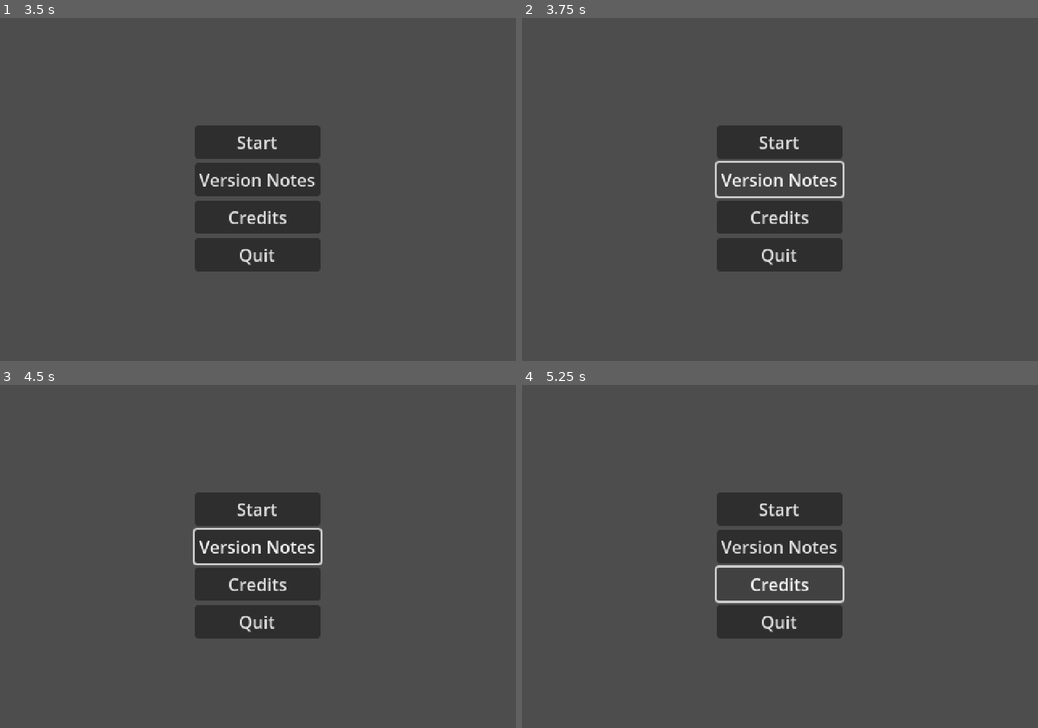
Above: before the commit, frames 1-4 (two rows, left to right).
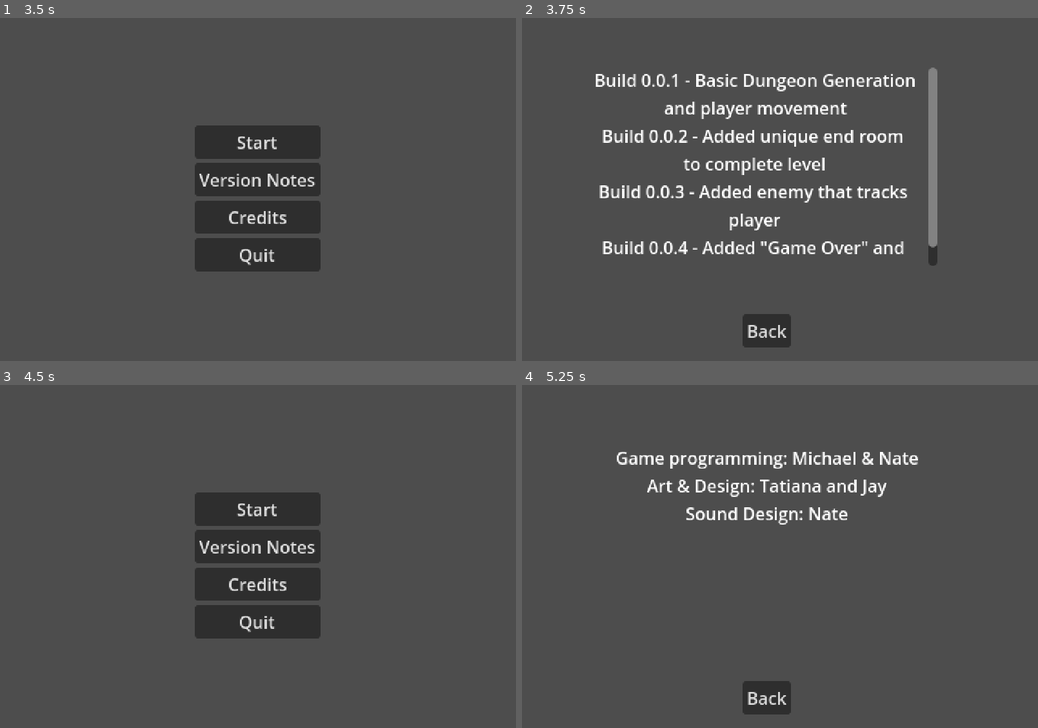
Above: after the commit, the same moments.

Repository: maiko7z/The-Well-Godot-Project
Game: Godot game, scene res://screens/splash_screen_manager.tscn
The game is run twice, just before and just after one commit, with the same random seed, the same clock (stepped at 60 frames per second) and the same inputs.
Inputs (mouse positions are in pixels of both pictures, inside the frame that each line leads up to):
- Up to frame 1 (3.5 s): tap Enter at 0.5, 2 s; move the mouse to (371, 172) at 0.52 s; hold N 0.53-1.28 s; tap Space at 1.25, 2.75 s; move the mouse to (154, 206) at 1.27 s; tap N at 1.35, 2.85 s; move the mouse to (309, 114) at 2.02 s; hold N 2.03-2.78 s; move the mouse to (232, 258) at 2.77 s
- Up to frame 2 (3.75 s): click "Version Notes" at 3.5 s
- Up to frame 3 (4.5 s): click (242, 697) at 4.25 s, where only the run after the commit has a clickable "Back"
- Up to frame 4 (5.25 s): click "Credits" at 5 s

Frame 1 is identical in both runs. In frame 2, 14% of the frame differs, in the area x 14-81%, y 14-97%; in frame 3, 0.4%; in frame 4, 10%.

Commit message:
Sprint 1 Final Commit
Final commit for Sprint 1 with working Main menu, start button, version notes, credits, and WPI Splash screen at the start.

Diff:
--- /dev/null
+++ b/firsttest/screens/credits.gd
@@ -0,0 +1,4 @@
+extends Control
+
+func _on_back_button_pressed() -> void:
+	get_tree().change_scene_to_file("res://screens/main_menu.tscn")
--- /dev/null
+++ b/firsttest/screens/credits.tscn
@@ -0,0 +1,42 @@
+[gd_scene load_steps=2 format=3 uid="uid://fpvffh64f5g1"]
+
+[ext_resource type="Script" uid="uid://dwt5c4dlwxrc" path="res://screens/credits.gd" id="1_j0jnr"]
+
+[node name="Credits" type="Control"]
+layout_mode = 3
+anchors_preset = 15
+anchor_right = 1.0
+anchor_bottom = 1.0
+offset_left = 1.0
+offset_top = 1.0
+offset_right = 1.0
+offset_bottom = 1.0
+grow_horizontal = 2
+grow_vertical = 2
+script = ExtResource("1_j0jnr")
+
+[node name="ScrollContainer" type="ScrollContainer" parent="."]
+layout_mode = 0
+offset_left = 86.0
+offset_top = 55.0
+offset_right = 377.0
+offset_bottom = 240.0
+
+[node name="Label" type="Label" parent="ScrollContainer"]
+layout_mode = 2
+text = "Game programming: Michael & Nate
+Art & Design: Tatiana and Jay
+Sound Design: Nate"
+horizontal_alignment = 1
+vertical_alignment = 1
+
+[node name="Back Button" type="Button" parent="."]
+layout_mode = 0
+offset_left = 204.0
+offset_top = 275.0
+offset_right = 249.0
+offset_bottom = 306.0
+text = "Back"
+
+[connection signal="pressed" from="Back Button" to="." method="_on_back_button_pressed"]
+[connection signal="pressed" from="Back Button" to="." method="_on_button_pressed"]
--- a/firsttest/screens/main_menu.gd
+++ b/firsttest/screens/main_menu.gd
@@ -4,11 +4,10 @@
 	get_tree().change_scene_to_file("res://world.tscn")
 
 func _on_version_notes_pressed() -> void:
-	pass # Replace with function body.
-
+	get_tree().change_scene_to_file("res://screens/version_notes.tscn")
 
 func _on_credits_pressed() -> void:
-	pass # Replace with function body.
+	get_tree().change_scene_to_file("res://screens/credits.tscn")
 
 func _on_quit_pressed() -> void:
 	get_tree().quit()
--- /dev/null
+++ b/firsttest/screens/version_notes.gd
@@ -0,0 +1,5 @@
+extends Control
+
+
+func _on_back_button_pressed() -> void:
+	get_tree().change_scene_to_file("res://screens/main_menu.tscn")
--- /dev/null
+++ b/firsttest/screens/version_notes.tscn
@@ -0,0 +1,47 @@
+[gd_scene load_steps=2 format=3 uid="uid://1kmifl2iba5r"]
+
+[ext_resource type="Script" uid="uid://0ub84h30x8ew" path="res://screens/version_notes.gd" id="1_x2x1v"]
+
+[node name="Version Notes" type="Control"]
+layout_mode = 3
+anchors_preset = 15
+anchor_right = 1.0
+anchor_bottom = 1.0
+offset_left = 1.0
+offset_top = 1.0
+offset_right = 1.0
+offset_bottom = 1.0
+grow_horizontal = 2
+grow_vertical = 2
+script = ExtResource("1_x2x1v")
+
+[node name="ScrollContainer" type="ScrollContainer" parent="."]
+layout_mode = 0
+offset_left = 66.0
+offset_top = 45.0
+offset_right = 385.0
+offset_bottom = 230.0
+
+[node name="Label" type="Label" parent="ScrollContainer"]
+layout_mode = 2
+text = "Build 0.0.1 - Basic Dungeon Generation
+and player movement
+Build 0.0.2 - Added unique end room
+to complete level
+Build 0.0.3 - Added enemy that tracks
+player
+Build 0.0.4 - Added \"Game Over\" and
+\"Victory\" Screens"
+horizontal_alignment = 1
+vertical_alignment = 1
+
+[node name="Back Button" type="Button" parent="."]
+layout_mode = 0
+offset_left = 204.0
+offset_top = 275.0
+offset_right = 249.0
+offset_bottom = 306.0
+text = "Back"
+
+[connection signal="pressed" from="Back Button" to="." method="_on_back_button_pressed"]
+[connection signal="pressed" from="Back Button" to="." method="_on_button_pressed"]
Not shown, added: firsttest/screens/credits.gd.uid
Not shown, added: firsttest/screens/version_notes.gd.uid
